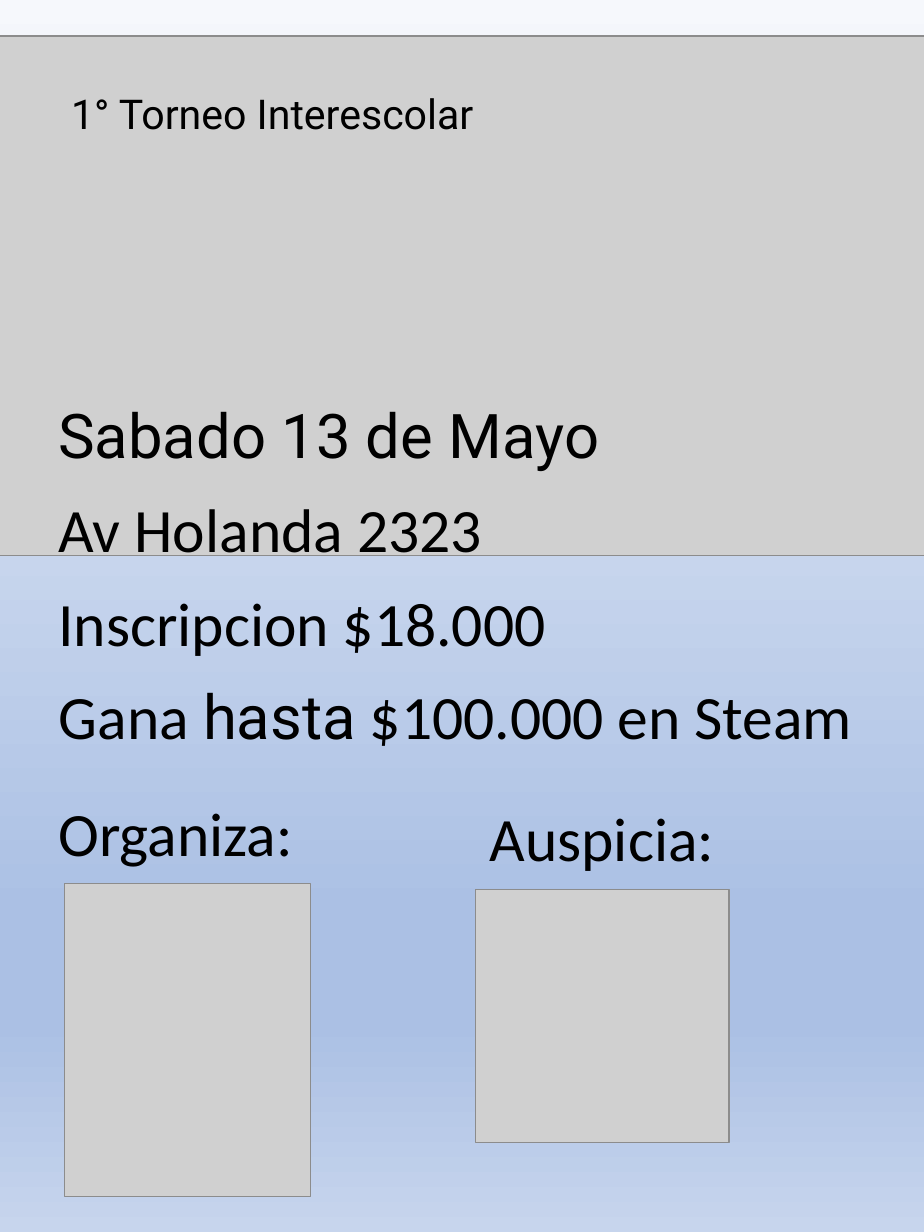
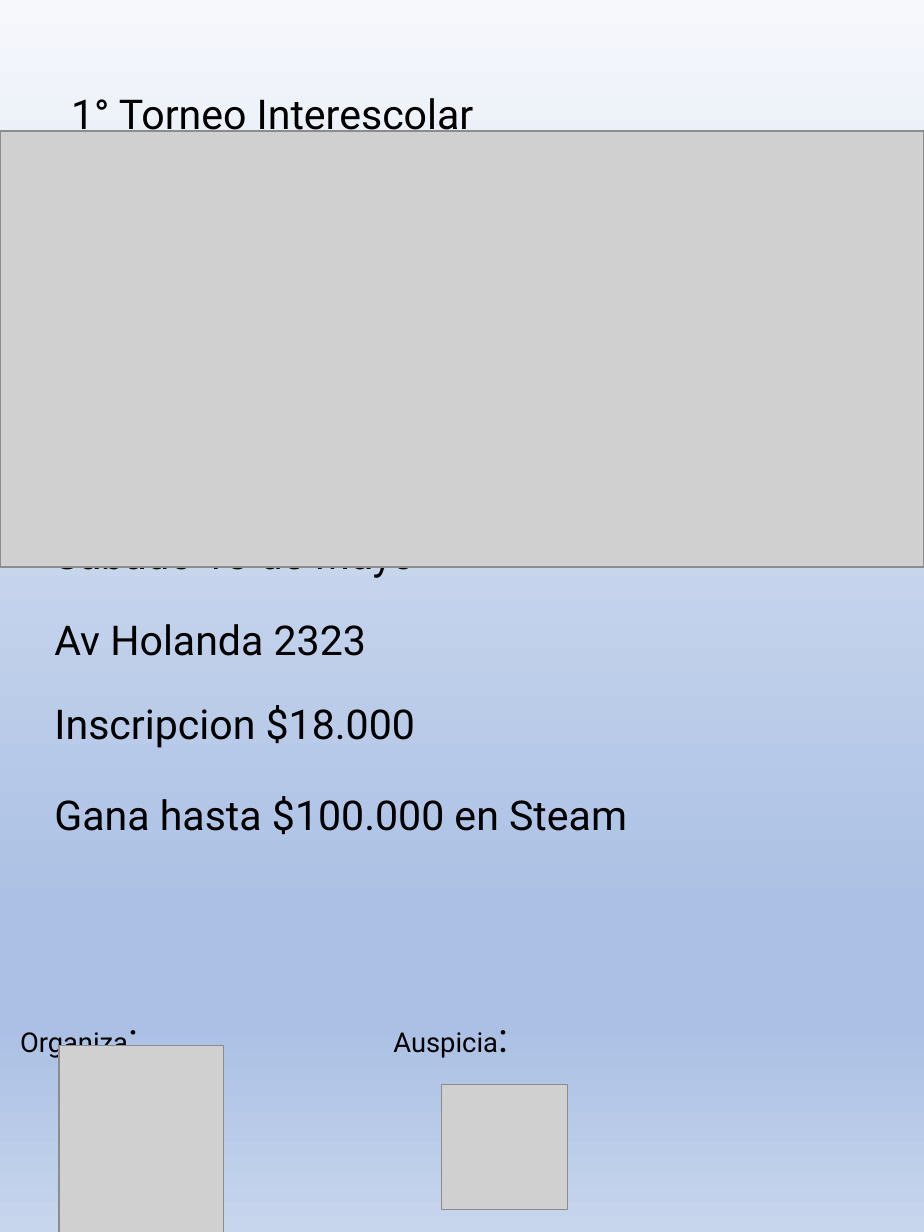
Before and after one commit to Zanfor/dackcl, a slide deck: slide 1 of Mundial/Flyer Mundial.pptx. Drawn at 924x1232 pixels with LibreOffice and Linux fonts; fonts in the diff are those of the drawing; grey boxes stand for pictures. Boxes give left, top, right and bottom in pixels: in the first picture for what was removed or moved away, otherwise in the second. Text is boxed around its words. In the diff, an @@ line names an element or a change of style, - is before the commit and + after.

```diff
--- a/Mundial/Flyer Mundial.pptx
+++ b/Mundial/Flyer Mundial.pptx
@@ picture: place and size @@
-picture at (0, 36, 924, 556)
+picture at (0, 131, 924, 567)
@@ text "Sabado 13 de Mayo": place and size @@
-text "Sabado 13 de Mayo" at (58, 411, 600, 471)
+text "Sabado 13 de Mayo" at (54, 566, 415, 578)
@@ text "Sabado 13 de Mayo" at (54, 566, 415, 578): size 36 to 24 pt @@
@@ text "Av Holanda 2323" at (54, 624, 366, 656): size 36 to 24 pt, font Calibri to Roboto @@
@@ text "Av Holanda 2323": place and size @@
-text "Av Holanda 2323" at (58, 509, 482, 556)
+text "Av Holanda 2323" at (54, 624, 366, 656)
@@ text "Inscripcion $18.000": place and size @@
-text "Inscripcion $18.000" at (58, 603, 546, 656)
+text "Inscripcion $18.000" at (54, 705, 415, 748)
@@ text "Inscripcion $18.000" at (54, 705, 415, 748): size 36 to 24 pt, font Calibri to Roboto @@
@@ text "Gana hasta $100.000 en Steam": place and size @@
-text "Gana hasta $100.000 en Steam" at (59, 692, 852, 746)
+text "Gana hasta $100.000 en Steam" at (54, 796, 627, 835)
@@ text "Gana hasta $100.000 en Steam" at (54, 796, 627, 835): size 36 to 24 pt; font Calibri to Roboto in "Gana $100.000 en Steam" @@
@@ text "Organiza:": place and size @@
-text "Organiza:" at (58, 813, 292, 867)
+text "Organiza:" at (20, 1032, 128, 1059)
@@ text "Organiza:" at (20, 1032, 128, 1059): size 36 to 16 pt, size 36 to 24 pt in "Organiza:"; font Calibri to Roboto @@
@@ text "Auspicia:": place and size @@
-text "Auspicia:" at (490, 818, 715, 871)
+text "Auspicia:" at (393, 1032, 497, 1058)
@@ text "Auspicia:" at (393, 1032, 497, 1058): size 36 to 16 pt, size 36 to 24 pt in "Auspicia:"; font Calibri to Roboto @@
@@ picture: place and size @@
-picture at (65, 883, 312, 1196)
+picture at (59, 1046, 223, 1232)
@@ picture: place and size @@
-picture at (476, 890, 729, 1143)
+picture at (441, 1084, 567, 1210)
```
Also in this commit, not shown: 3 other files.
